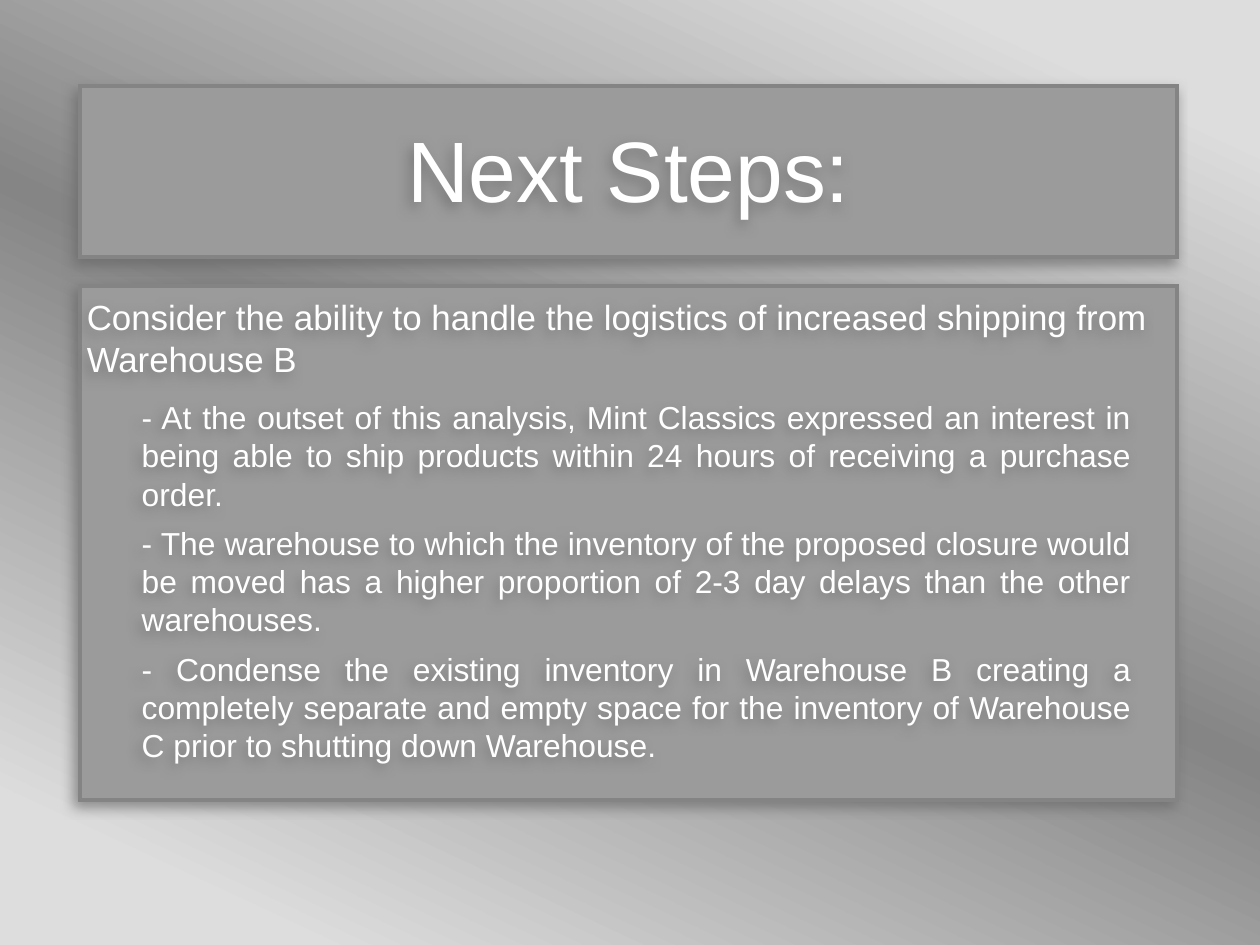
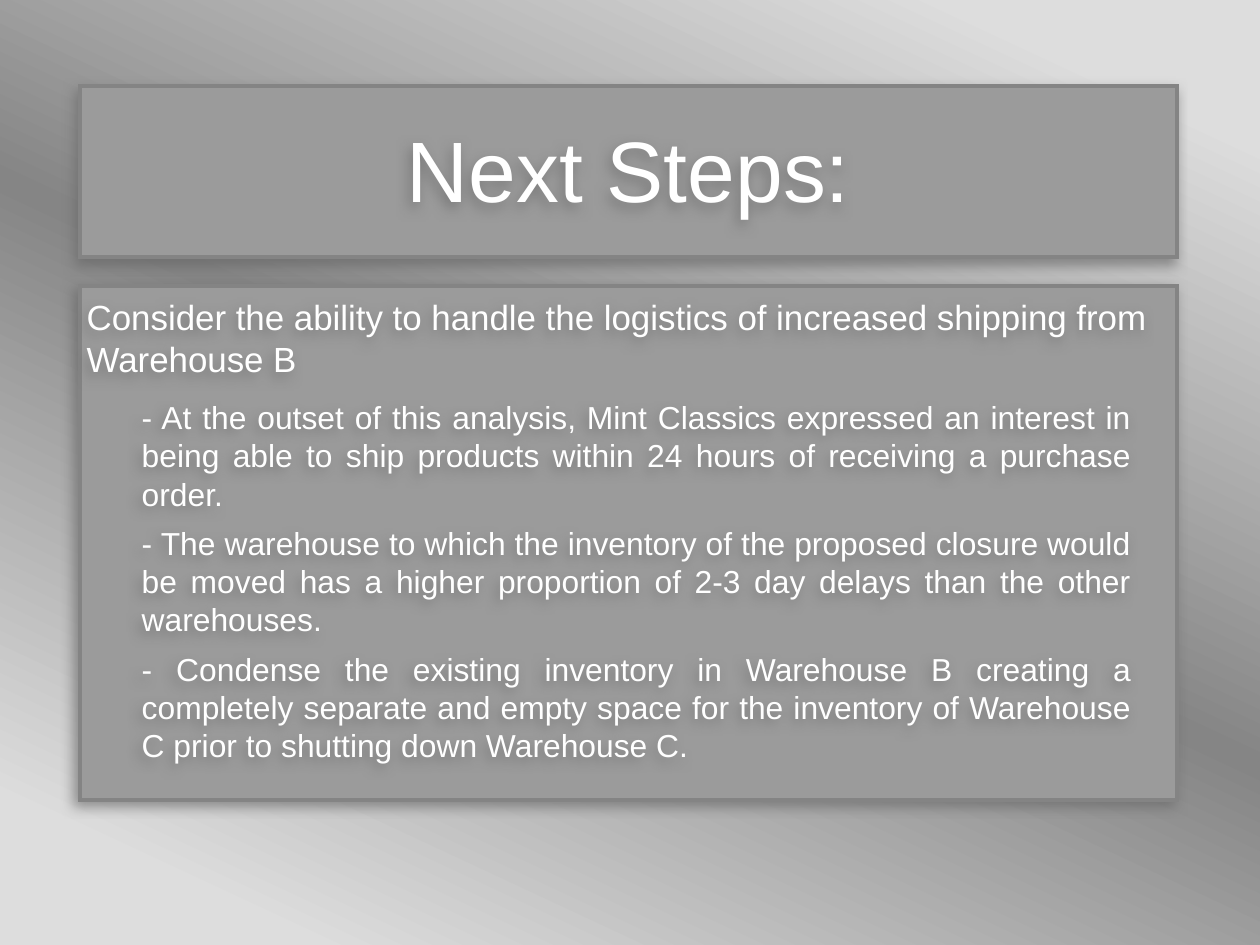
Before and after one commit to BCPMcustom/courseraSQL, a slide deck: slide 24 of Course#10/MintClassics.pptx (slide 25 before the commit). Drawn at 1260x945 pixels with LibreOffice and Linux fonts; fonts in the diff are those of the drawing; background and template pictures are left out. Boxes give left, top, right and bottom in pixels: in the first picture for what was removed or moved away, otherwise in the second. Text is boxed around its words. In the diff, an @@ line names an element or a change of style, - is before the commit and + after.

```diff
--- a/Course#10/MintClassics.pptx
+++ b/Course#10/MintClassics.pptx
@@ text at box(142, 658, 1131, 763): text changed @@
-- Condense the existing inventory in Warehouse B creating a completely separate and empty space for the inventory of Warehouse C prior to shutting down Warehouse.
+- Condense the existing inventory in Warehouse B creating a completely separate and empty space for the inventory of Warehouse C prior to shutting down Warehouse C.
```
Also in this commit, not shown: 5 other slides changed, 1 slide removed, 1 other file.
